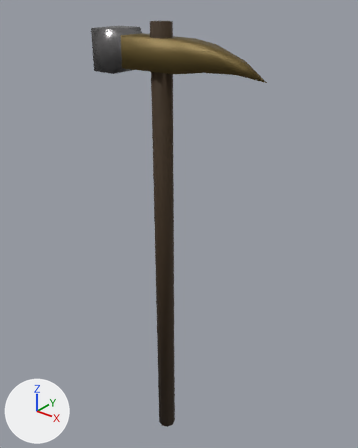
A saved change to the glTF model packages/client/public/3d-assets/equipment/holdables/one-handed-melee/war-hammer.glb.
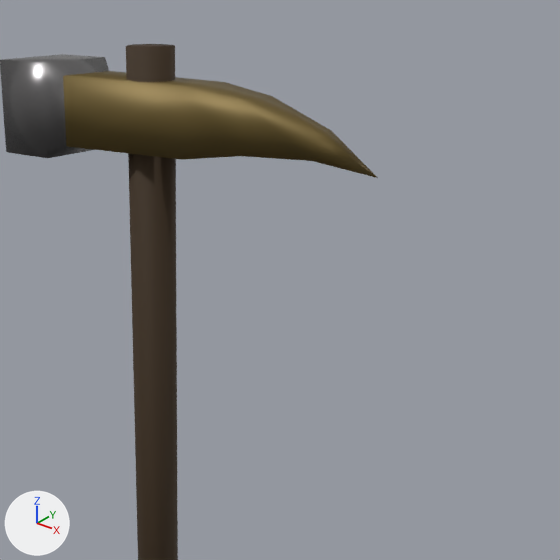
There are two pictures of each version: one whole from a 50 mm camera at (0.565, -0.66, 0.691) aimed at (0.013, 0.031, 0.262), one close up on the part from 25% to 98% of the width and 0% to 58% of the height. The lights are fixed; the arrows at lower left show +X, +Y and +Z. Where no turn or scale is listed for an object, it has been applied to the vertices. Vertices at the same position are counted once.

Objects in the first close-up: 'Warhammer'.
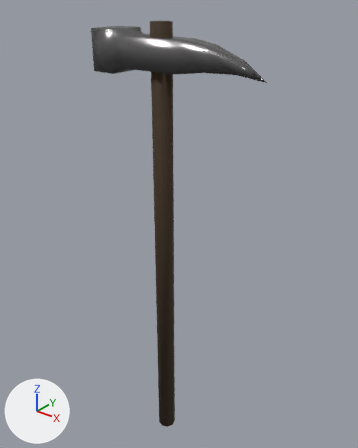
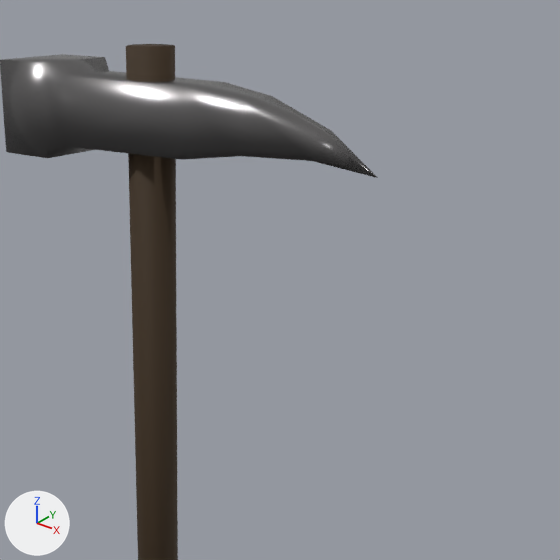
The newer file is also rescaled (x0.994), turned or shifted as a whole; pictures and numbers use the older file's frame.

Boxes (x1, y1, x2, y2) around the edits, measured in the close-ups (560 x 560 px):
part 1 of me_cylinder_003, recoloured (brown to grey)
    both: (63, 71, 378, 178)

Patch to the scene script:
```diff
--- a/packages/client/public/3d-assets/equipment/holdables/one-handed-melee/war-hammer.glb.py
+++ b/packages/client/public/3d-assets/equipment/holdables/one-handed-melee/war-hammer.glb.py
@@ me_cylinder_003 @@
 me_cylinder_003.from_pydata(...)  # 45 vertices, 82 faces; spans x -0.143..0.202, y -0.036..0.036, z -0.253..0.635
 # used by ob_warhammer; location = (0.0, 0.0, 0.0)
+# me_cylinder_003 part 1: all 28 faces that had it switch from mat_accent1 (brown #6e5d30) to mat_blade (grey #747273)
 me_cylinder_003.materials.append(mat_handle)
```
